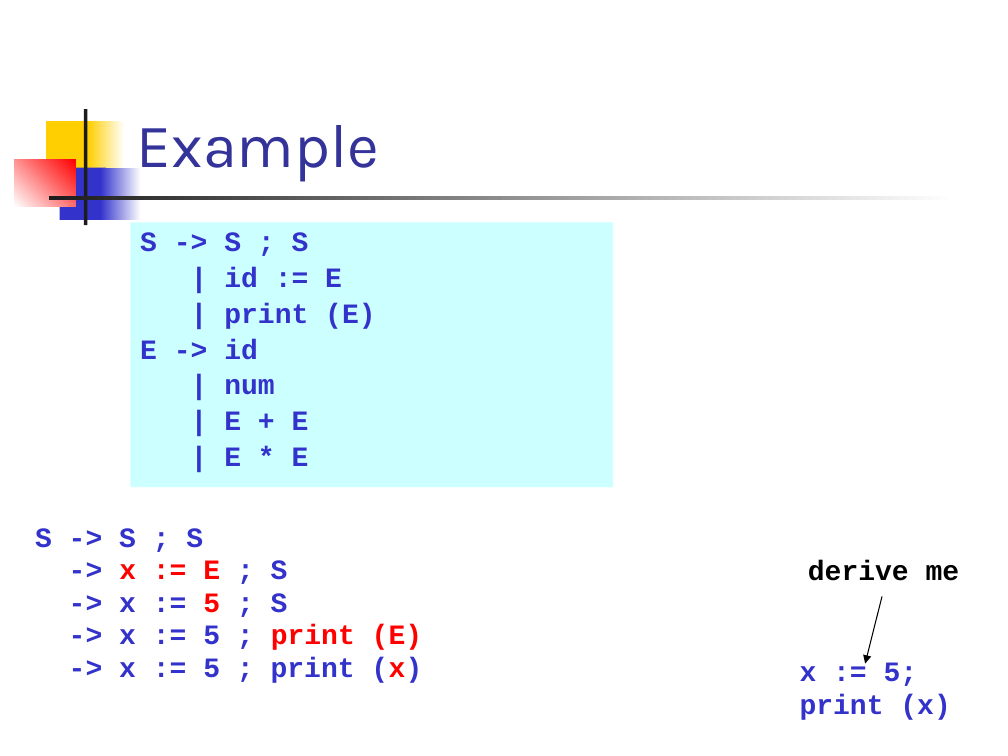
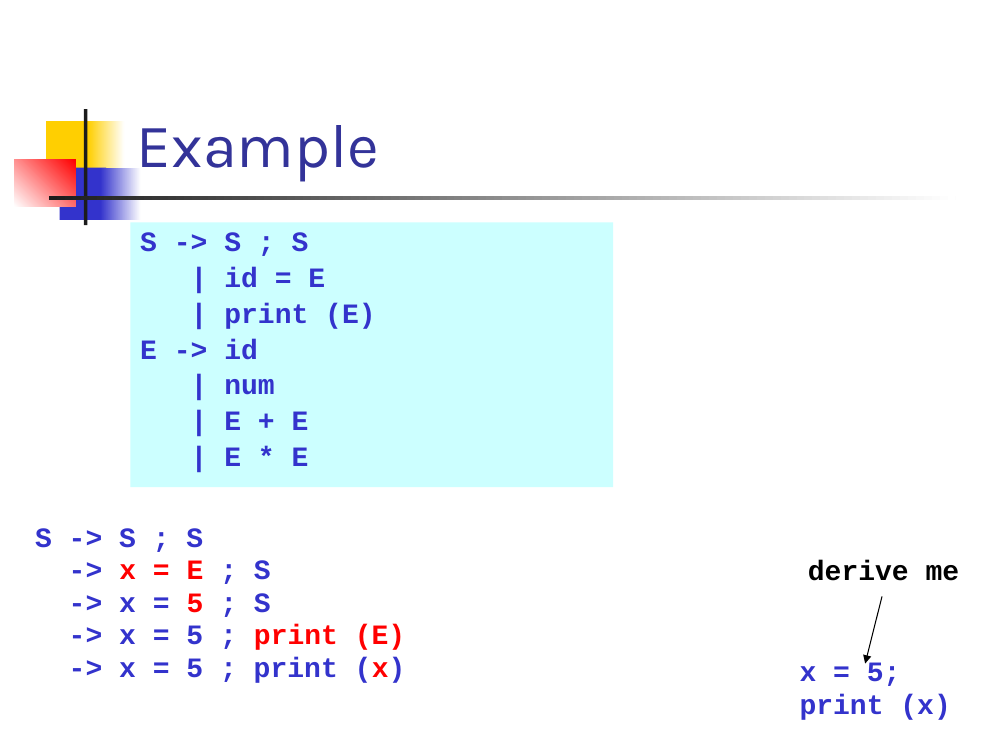
Before and after one commit to csslab-ustc/csslab-ustc.github.io, a slide deck: slide 7 of courses/theory/slides/lec03-parsing-cfg.pptx. Drawn at 1008x756 pixels with LibreOffice and Linux fonts; fonts in the diff are those of the drawing. Boxes give left, top, right and bottom in pixels: in the first picture for what was removed or moved away, otherwise in the second. Text is boxed around its words. In the diff, an @@ line names an element or a change of style, - is before the commit and + after.

Commit message:
update lec03

```diff
--- a/courses/theory/slides/lec03-parsing-cfg.pptx
+++ b/courses/theory/slides/lec03-parsing-cfg.pptx
@@ text in rectangle at bbox=[224, 267, 325, 288]: text changed @@
-| id := E
+| id = E
@@ text at bbox=[119, 560, 406, 683]: text changed @@
--> x := E ; S
--> x := 5 ; S
--> x := 5 ; print (E)
--> x := 5 ; print (x)
+-> x = E ; S
+-> x = 5 ; S
+-> x = 5 ; print (E)
+-> x = 5 ; print (x)
@@ text at bbox=[800, 662, 901, 686]: text changed @@
-x := 5;
+x = 5;
```
Also in this commit, not shown: 5 other slides changed.
